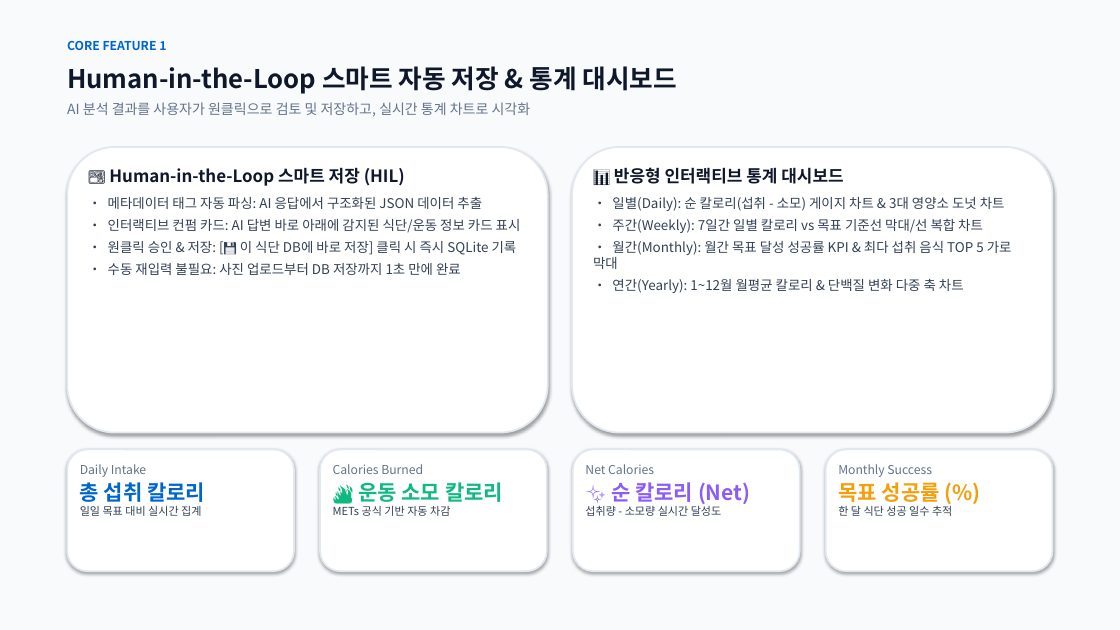
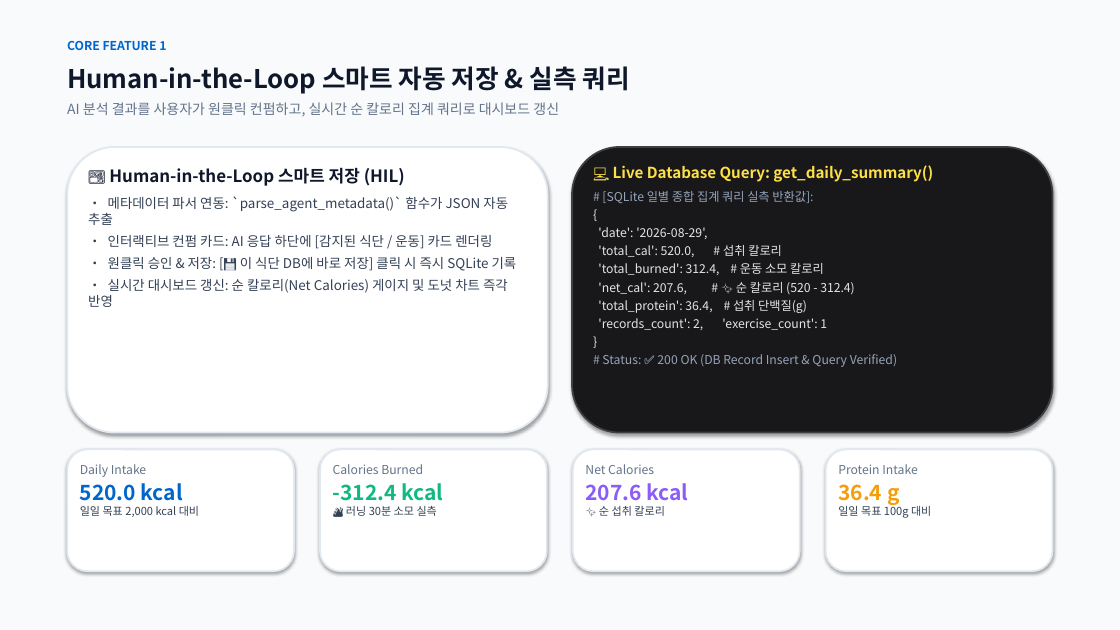
Before and after one commit to rye6837-web/impossible_to_get_lost_my_weight, a slide deck: slide 9 of AI_Diet_Coach_Presentation.pptx. Drawn at 1120x630 pixels with LibreOffice and Linux fonts; fonts in the diff are those of the drawing. Boxes give left, top, right and bottom in pixels: in the first picture for what was removed or moved away, otherwise in the second. Text is boxed around its words. In the diff, an @@ line names an element or a change of style, - is before the commit and + after.

Commit message:
docs: Embed live execution logs, tool calling payloads, and DB query snippets into presentation slides

```diff
--- a/AI_Diet_Coach_Presentation.pptx
+++ b/AI_Diet_Coach_Presentation.pptx
@@ text at bbox=[67, 66, 629, 94]: text changed @@
-Human-in-the-Loop 스마트 자동 저장 & 통계 대시보드
+Human-in-the-Loop 스마트 자동 저장 & 실측 쿼리
@@ text at bbox=[67, 102, 559, 117]: text changed @@
-AI 분석 결과를 사용자가 원클릭으로 검토 및 저장하고, 실시간 통계 차트로 시각화
+AI 분석 결과를 사용자가 원클릭 컨펌하고, 실시간 순 칼로리 집계 쿼리로 대시보드 갱신
@@ rounded rectangle at bbox=[572, 147, 1053, 433]: fill #FFFFFF to #18181B; outline #E2E8F0 1.5 pt to #3F3F46 1.5 pt @@
@@ text at bbox=[598, 165, 933, 367]: text changed; size 11.5 to 10.5 pt; text colour #334155 to #E4E4E7 @@
-📊 반응형 인터랙티브 통계 대시보드
-• 일별(Daily): 순 칼로리(섭취 - 소모) 게이지 차트 & 3대 영양소 도넛 차트
-• 주간(Weekly): 7일간 일별 칼로리 vs 목표 기준선 막대/선 복합 차트
-• 월간(Monthly): 월간 목표 달성 성공률 KPI & 최다 섭취 음식 TOP 5 가로 막대
-• 연간(Yearly): 1~12월 월평균 칼로리 & 단백질 변화 다중 축 차트
+💻 Live Database Query: get_daily_summary()
+# [SQLite 일별 종합 집계 쿼리 실측 반환값]:
+{
+'date': '2026-08-29',
+'total_cal': 520.0, # 섭취 칼로리
+'total_burned': 312.4, # 운동 소모 칼로리
+'net_cal': 207.6, # ✨ 순 칼로리 (520 - 312.4)
+'total_protein': 36.4, # 섭취 단백질(g)
+'records_count': 2, 'exercise_count': 1
+}
+# Status: ✅ 200 OK (DB Record Insert & Query Verified)
@@ text at bbox=[88, 196, 508, 249]: text changed @@
-• 메타데이터 태그 자동 파싱: AI 응답에서 구조화된 JSON 데이터 추출
-• 인터랙티브 컨펌 카드: AI 답변 바로 아래에 감지된 식단/운동 정보 카드 표시
+• 메타데이터 파서 연동: `parse_agent_metadata()` 함수가 JSON 자동 추출
+• 인터랙티브 컨펌 카드: AI 응답 하단에 [감지된 식단 / 운동] 카드 렌더링
@@ text at bbox=[88, 279, 508, 307]: text changed @@
-• 수동 재입력 불필요: 사진 업로드부터 DB 저장까지 1초 만에 완료
+• 실시간 대시보드 갱신: 순 칼로리(Net Calories) 게이지 및 도넛 차트 즉각 반영
@@ text at bbox=[838, 464, 931, 518]: text changed @@
-Monthly Success
-목표 성공률 (%)
-한 달 식단 성공 일수 추적
+Protein Intake
+36.4 g
+일일 목표 100g 대비
@@ text at bbox=[80, 506, 199, 517]: text changed @@
-총 섭취 칼로리
-일일 목표 대비 실시간 집계
+520.0 kcal
+일일 목표 2,000 kcal 대비
@@ text at bbox=[346, 506, 437, 516]: text changed; size 9.5 to 18 pt; text colour #334155 to #10B981; bold on @@
-🔥 운동 소모 칼로리
-METs 공식 기반 자동 차감
+-312.4 kcal
+🔥 러닝 30분 소모 실측
@@ text at bbox=[599, 506, 665, 516]: text changed; size 9.5 to 18 pt; text colour #334155 to #8B5CF6; bold on @@
-✨ 순 칼로리 (Net)
-섭취량 - 소모량 실시간 달성도
+207.6 kcal
+✨ 순 섭취 칼로리
```
Also in this commit, not shown: 4 other slides changed, 1 other file.
